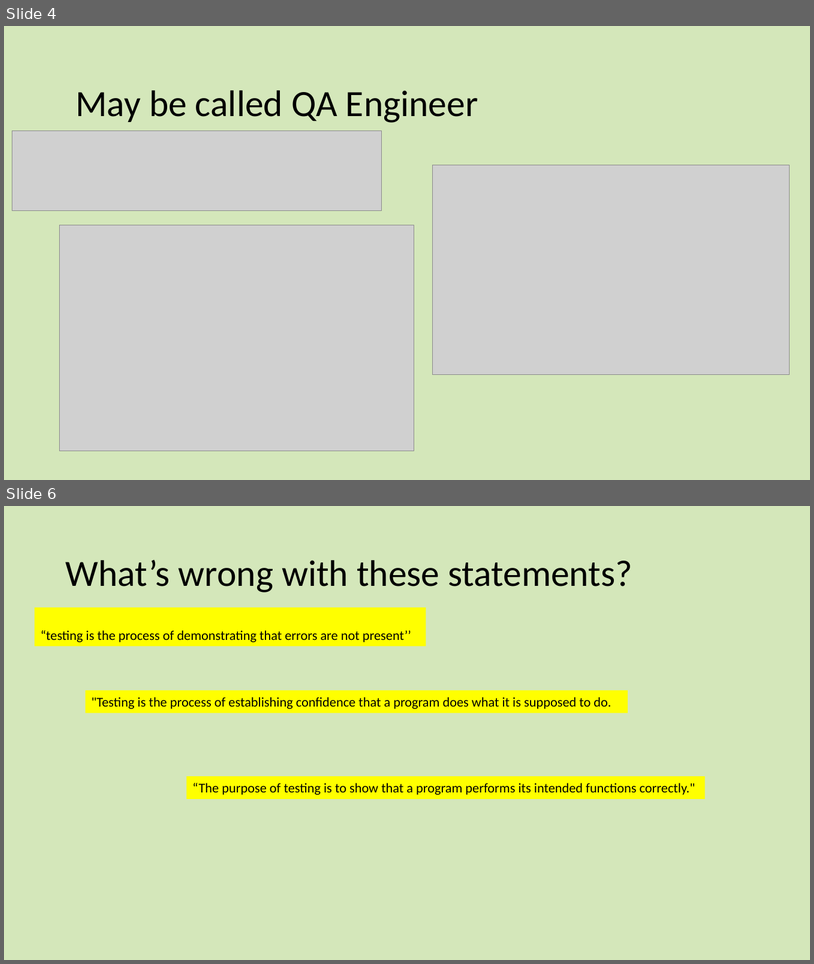
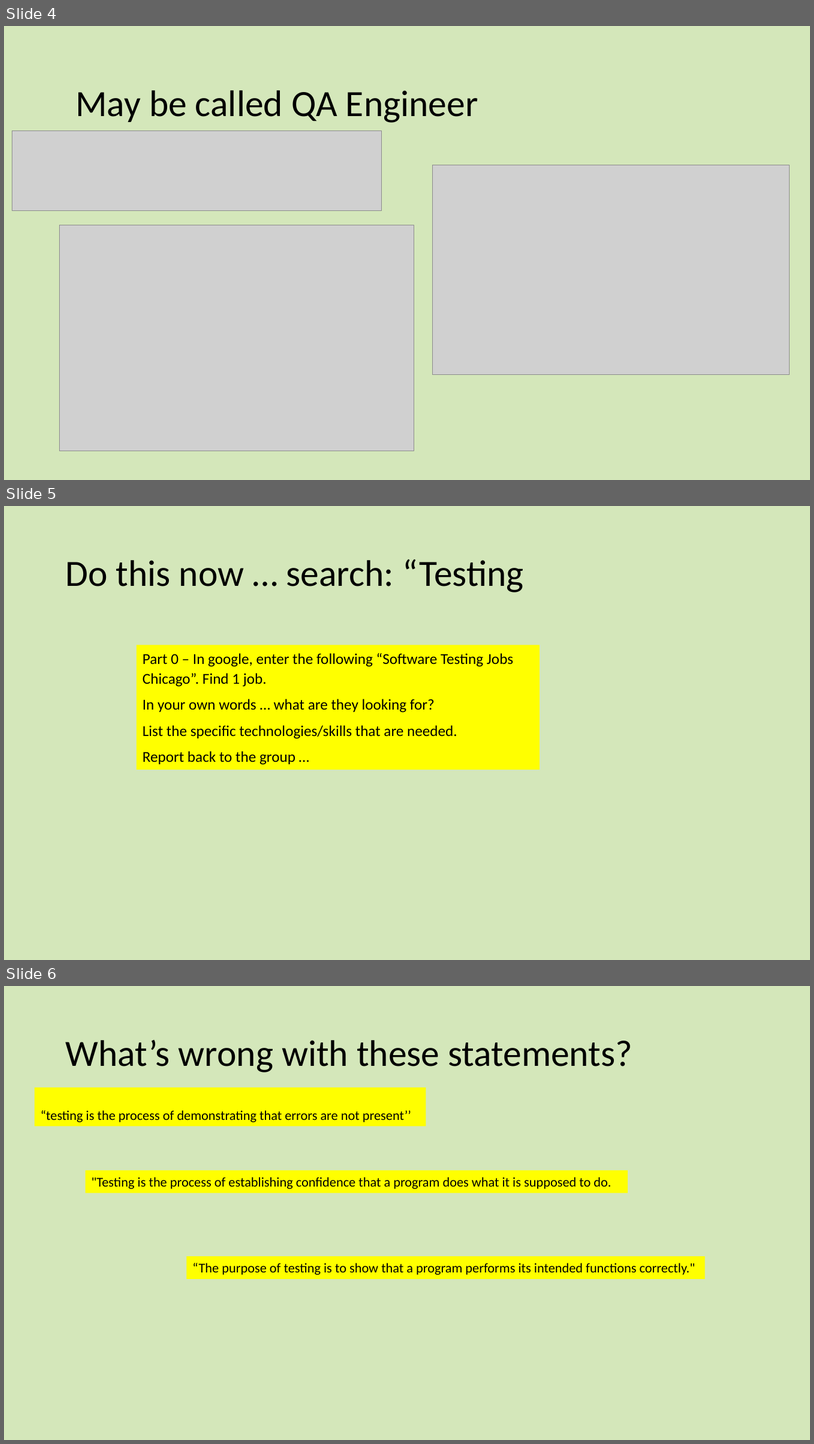
Before and after one commit to dlash02/CSC3510, a slide deck: CSC3510 S2021/Lectures/01 IntroductionToTesting.pptx. Shown one above the other, each under a label of ours: slides 4 and 6 before the commit, slides 4, 5 and 6 after it; the slides between them are not shown. The pictures are 814x964 and 814x1444 pixels, drawn with LibreOffice and Linux fonts; fonts in the diff are those of the drawing; grey boxes stand for pictures. Boxes give left, top, right and bottom in pixels: in the first picture for what was removed or moved away, otherwise in the second. Text is boxed around its words. In the diff, an @@ line names an element or a change of style, - is before the commit and + after.

```diff
--- a/CSC3510 S2021/Lectures/01 IntroductionToTesting.pptx
+++ b/CSC3510 S2021/Lectures/01 IntroductionToTesting.pptx
@@ slide 5 added at box(4, 506, 810, 960), background #D1E6B5 at 93% opacity @@
@@ title added at box(65, 559, 524, 592), 44 pt, text #000000 @@
+Do this now … search: “Testing
@@ rectangle added at box(137, 645, 540, 770), fill #FFFF00, 18 pt, text #000000 @@
+Part 0 – In google, enter the following “Software Testing Jobs Chicago”. Find 1 job.
+In your own words … what are they looking for?
+List the specific technologies/skills that are needed.
+Report back to the group …
```
Also in this commit, not shown: 5 slides changed, 1 other slide added, 1 slide removed, 35 other files.
